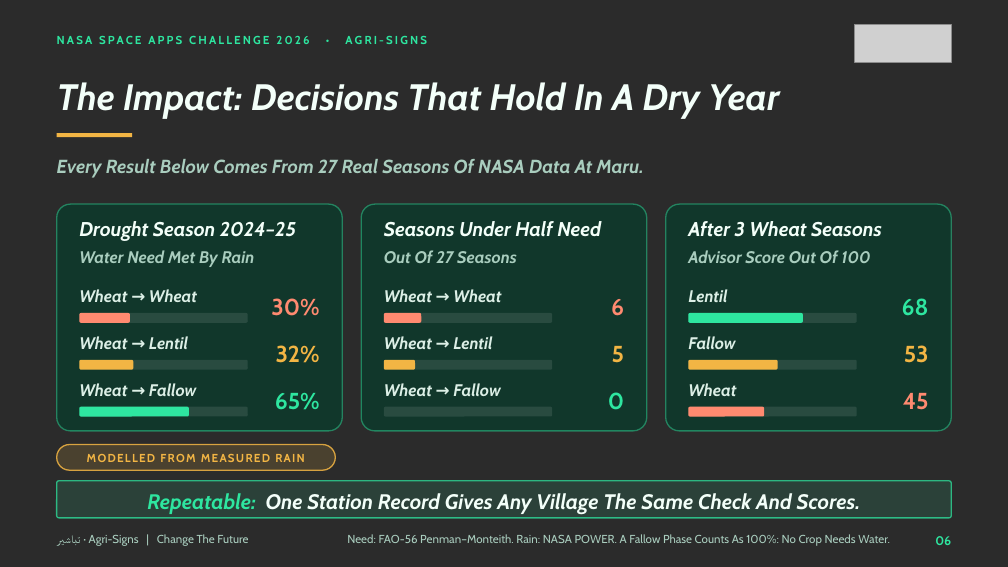
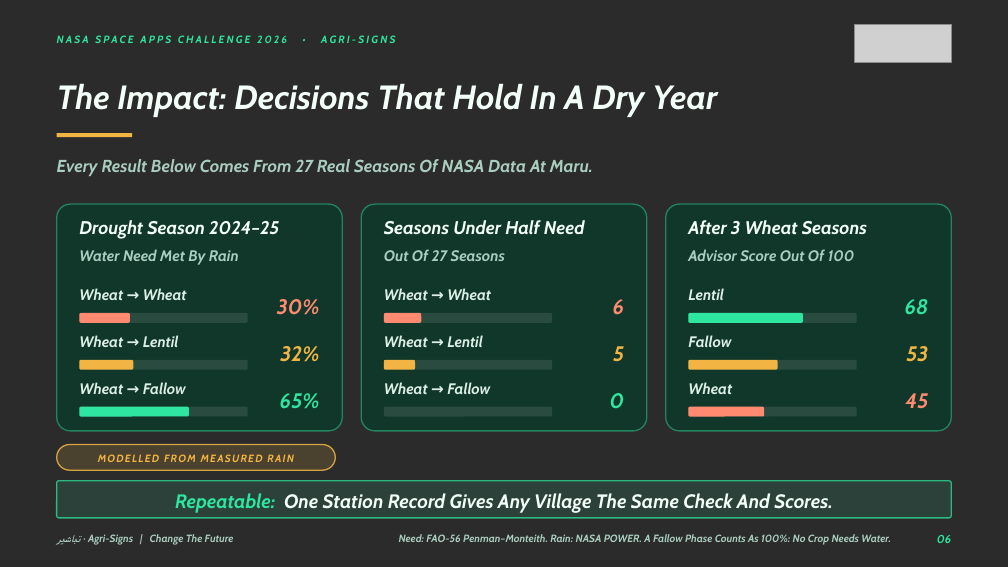
Before and after one commit to Zaid-sh05/field-shift, a slide deck: slide 6 of docs/Field_Shift_Pitch_Deck.pptx. Drawn at 1008x567 pixels with LibreOffice and Linux fonts; fonts in the diff are those of the drawing; grey boxes stand for pictures; background and template pictures are left out; a plain dark background stands for a picture behind light text. Boxes give left, top, right and bottom in pixels: in the first picture for what was removed or moved away, otherwise in the second. Text is boxed around its words. In the diff, an @@ line names an element or a change of style, - is before the commit and + after.

```diff
--- a/docs/Field_Shift_Pitch_Deck.pptx
+++ b/docs/Field_Shift_Pitch_Deck.pptx
@@ text "NASA SPACE APPS CHALLENGE 2026 ..." at (57, 35, 395, 43): size 11 to 10 pt, italic on @@
@@ text "The Impact: Decisions That Hold ..." at (57, 83, 717, 117): size 35 to 32 pt @@
@@ text "Every Result Below Comes From ..." at (57, 159, 593, 176): size 18 to 16.5 pt @@
@@ size 19 to 17.5 pt in 3 elements at (79, 220, 279, 239), (384, 220, 585, 235), (688, 220, 867, 235) @@
@@ size 16 to 14.5 pt in 12 elements at (79, 249, 239, 265), (79, 288, 187, 300), (79, 335, 179, 347), (79, 382, 186, 394), (384, 249, 505, 261), (384, 288, 491, 300), (384, 335, 483, 347), (384, 382, 490, 394), (688, 249, 855, 261), (688, 288, 724, 300), (688, 335, 731, 347), (688, 382, 732, 394) @@
@@ size 22 to 20 pt, italic on in 9 elements at (277, 299, 320, 315), (280, 346, 319, 362), (280, 393, 320, 409), (613, 299, 625, 315), (613, 346, 624, 362), (610, 393, 625, 409), (905, 299, 929, 314), (906, 346, 928, 362), (905, 393, 928, 409) @@
@@ text "MODELLED FROM MEASURED RAIN" at (98, 454, 294, 462): size 11 to 10 pt, italic on @@
@@ text "Repeatable: One Station Record Gives ..." at (175, 493, 833, 513): size 20 to 18.5 pt @@
@@ text "تباشير · Agri-Signs | Change ..." at (57, 534, 234, 545): size 11 to 10 pt, bold on, italic on @@
@@ text "Need: FAO-56 Penman–Monteith. Rain: NASA ..." at (399, 534, 891, 545): size 11 to 10 pt, bold on, italic on @@
@@ text "06" at (937, 535, 951, 543): size 12 to 11 pt, italic on @@
```
Also in this commit, not shown: 6 other slides changed.
